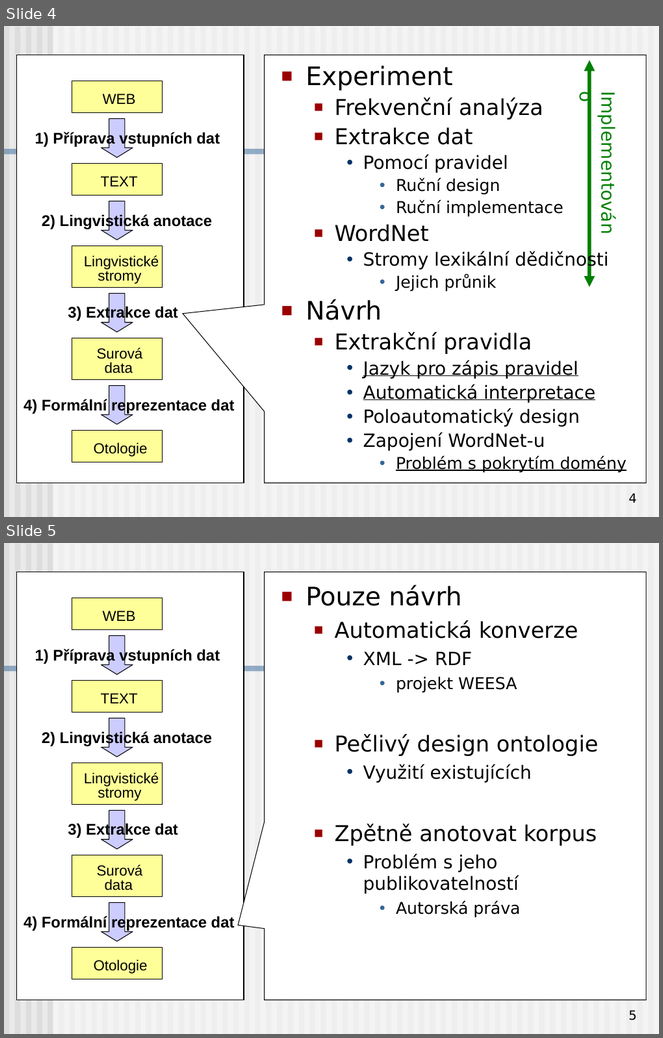
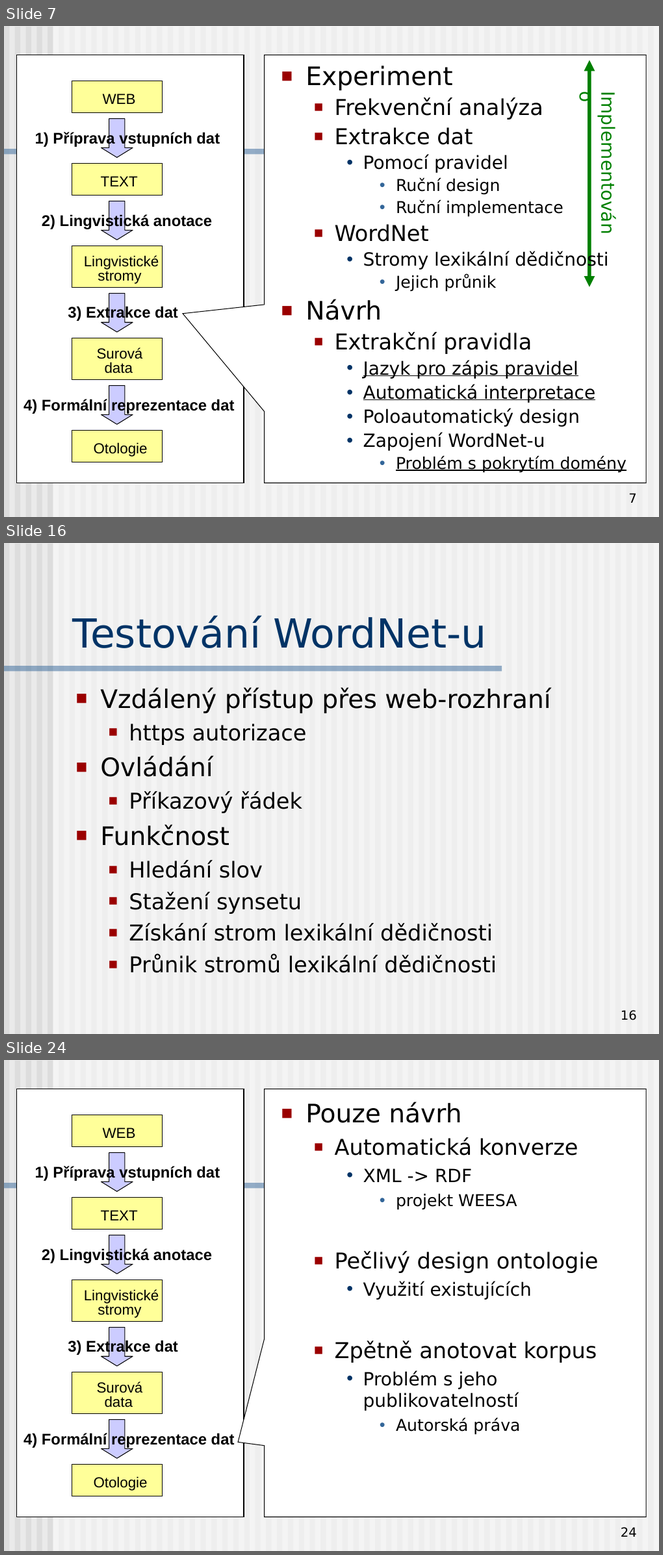
Before and after one commit to BackupTheBerlios/czsem-svn, a slide deck: trunk/docs/Presentation/dedek_czsem_obhajoba.ppt. Shown one above the other, each under a label of ours: slides 4 and 5 before the commit, slides 7, 16 and 24 after it; the slides between them are not shown. The pictures are 663x1038 and 663x1555 pixels, drawn with LibreOffice and Linux fonts; fonts in the diff are those of the drawing. Boxes give left, top, right and bottom in pixels: in the first picture for what was removed or moved away, otherwise in the second. Text is boxed around its words. In the diff, an @@ line names an element or a change of style, - is before the commit and + after.

```diff
--- a/trunk/docs/Presentation/dedek_czsem_obhajoba.ppt
+++ b/trunk/docs/Presentation/dedek_czsem_obhajoba.ppt
@@ slide 16 added at [4,543,659,1034], background #EAEAEA; not listed: 62 template elements that a slide beside it also shows @@
@@ title added at [73,615,487,648], 44 pt, text #003366 @@
+Testování WordNet-u
@@ text added at [100,687,551,973], 24 pt, text #000000 @@
+■ Vzdálený přístup přes web-rozhraní
+  ■ https autorizace
+■ Ovládání
+  ■ Příkazový řádek
+■ Funkčnost
+  ■ Hledání slov
+  ■ Stažení synsetu
+  ■ Získání strom lexikální dědičnosti
+  ■ Průnik stromů lexikální dědičnosti
@@ page number added at [621,1010,637,1021], 14 pt, text #000000 @@
+16
@@ what was slide 4 is now slide 7 @@
@@ page number at [629,493,636,503]: text changed @@
-4
+7
@@ what was slide 5 is now slide 24 @@
@@ page number at [621,1527,637,1537]: text changed @@
-5
+24
```
Also in this commit, not shown: 3 slides changed, 18 other slides added, 2 slides removed.
